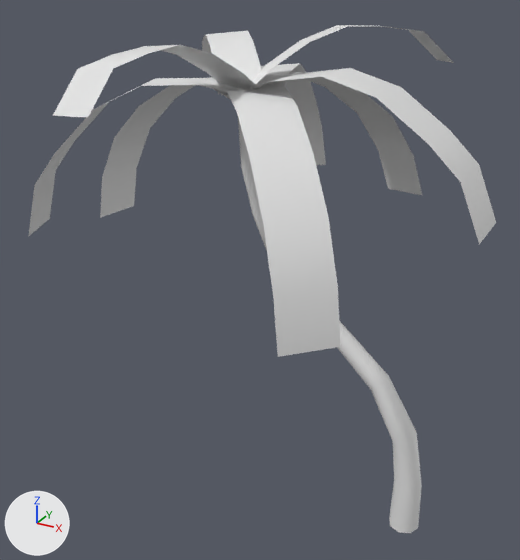
The FBX model Assets/_Project/VFX/FBX/obj_palm_02.fbx: old version first, new version second.
Before and after are seen from a camera (50 mm lens) standing at (0.56, -2.17, 1.98) and looking at (-0.64, 0.01, 0.89). Arrows for +X, +Y and +Z are at lower left; the lights stay in place. The picture after the commit comes second. Where no turn or scale is listed for an object, it has been applied to the vertices.
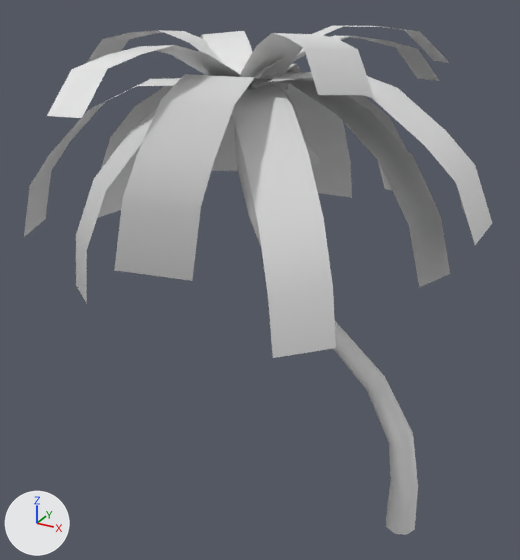
Location of each change, (x1, y1, x2, y2) in pixels of the pictures (520 x 560 px):
'Cylinder001', reshaped, moved
    before: (28, 25, 496, 533)
    after: (24, 26, 492, 535)
part 1 of me_mesh, added
    after: (280, 83, 352, 198)
part 2 of me_mesh, added
    after: (114, 74, 284, 281)
part 3 of me_mesh, added
    after: (211, 86, 289, 171)
part 4 of me_mesh, added
    after: (76, 109, 157, 304)
part 5 of me_mesh, added
    after: (251, 78, 450, 288)
part 6 of me_mesh, added
    after: (240, 33, 373, 95)
part 7 of me_mesh, added
    after: (272, 35, 440, 81)
part 8 of me_mesh, added
    after: (86, 30, 225, 65)

The change, as a diff of the scene's bpy script:
```diff
--- a/Assets/_Project/VFX/FBX/obj_palm_02.fbx.py
+++ b/Assets/_Project/VFX/FBX/obj_palm_02.fbx.py
@@ me_mesh @@
 # used by ob_cylinder001; location = (0.0, 0.0, 0.0)
-me_mesh.from_pydata(...)  # 198 vertices, 118 faces; spans x -1.43..0.17, y -0.72..0.8, z 0.0..1.79
+me_mesh.from_pydata(...)  # 324 vertices, 172 faces; spans x -1.43..0.17, y -0.77..0.83, z 0.0..1.79
+# me_mesh part 1: the loose piece of 14 vertices spanning x -1.43..-0.67, y -0.09..0.24, z 0.99..1.61 is copied, and the copy is turned -79 degrees about the z axis through its middle, then moved by (0.36, 0.38, 0.0); it spans x -0.79..-0.58, y 0.08..0.83, z 0.99..1.61
+# me_mesh part 2: a new loose piece of 14 vertices spanning x -0.8..-0.42, y -0.77..0.1, z 1.22..1.66
+# me_mesh part 3: a new loose piece of 14 vertices spanning x -1.25..-0.59, y 0.03..0.78, z 1.07..1.61
+# me_mesh part 4: a new loose piece of 14 vertices spanning x -1.14..-0.6, y -0.53..0.15, z 0.93..1.61
+# me_mesh part 5: a new loose piece of 14 vertices spanning x -0.73..0.09, y -0.23..0.17, z 1.09..1.63
+# me_mesh part 6: a new loose piece of 14 vertices spanning x -0.74..-0.1, y -0.43..0.16, z 1.58..1.79
+# me_mesh part 7: a new loose piece of 14 vertices spanning x -0.76..-0.17, y 0.04..0.68, z 1.57..1.75
+# me_mesh part 8: a new loose piece of 14 vertices spanning x -1.41..-0.69, y 0.01..0.19, z 1.57..1.76
+# other edits to the shape of me_mesh do not show in these pictures
@@ ob_cylinder001 @@
 ob_cylinder001 = bpy.data.objects.new('Cylinder001', me_mesh)
-ob_cylinder001.location = (0.0, 0.0, 0.0)
+ob_cylinder001.location = (-0.009, -0.013, 0.0)
```
